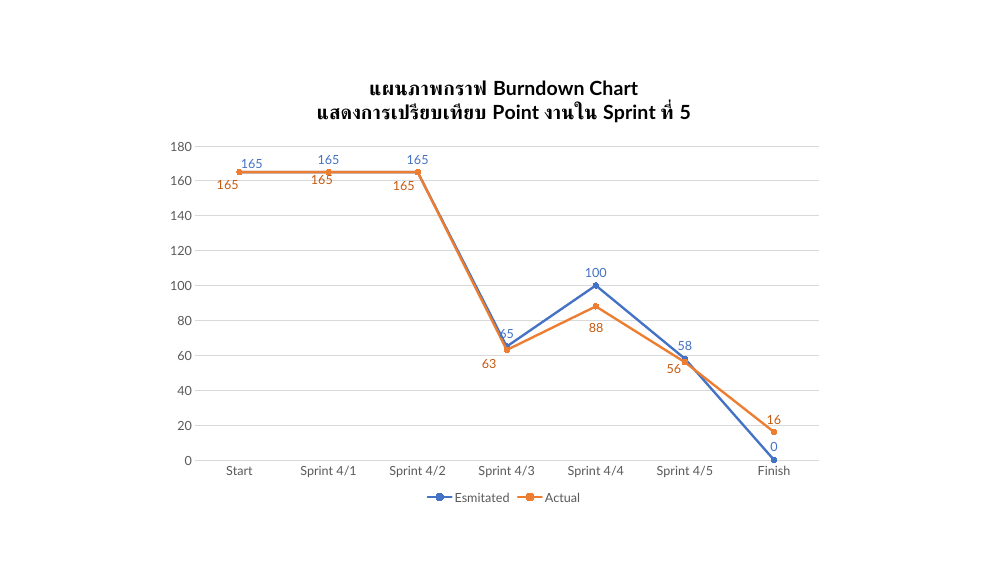
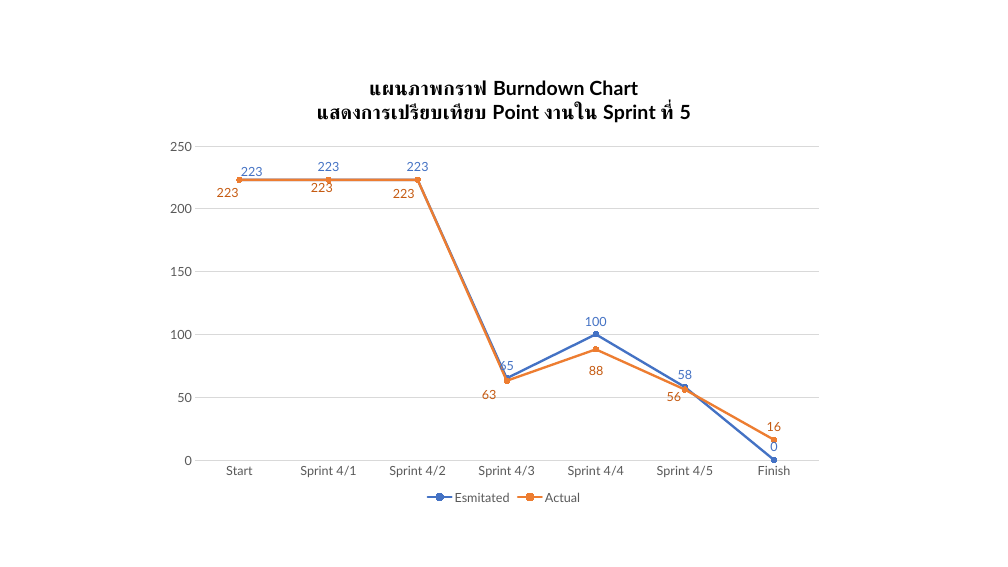
Before and after one commit to wirat0155/team4, a slide deck: slide 1 of Burndown & Velocity/Cycle 4/V4.5.1 [2022-03-05] Burndown Velocity Sprint 4-5.pptx. Drawn at 1008x567 pixels with LibreOffice and Linux fonts; fonts in the diff are those of the drawing. Boxes give left, top, right and bottom in pixels: in the first picture for what was removed or moved away, otherwise in the second. Text is boxed around its words. In the diff, an @@ line names an element or a change of style, - is before the commit and + after.

```diff
--- a/Burndown & Velocity/Cycle 4/V4.5.1 [2022-03-05] Burndown Velocity Sprint 4-5.pptx
+++ b/Burndown & Velocity/Cycle 4/V4.5.1 [2022-03-05] Burndown Velocity Sprint 4-5.pptx
@@ line chart at (168,60,840,508) @@
@@ Esmitated, Start: 165 to 223 @@
@@ Esmitated, Sprint 4/1: 165 to 223 @@
@@ Esmitated, Sprint 4/2: 165 to 223 @@
@@ data labels of Esmitated changed @@
@@ Actual, Start: 165 to 223 @@
@@ Actual, Sprint 4/1: 165 to 223 @@
@@ Actual, Sprint 4/2: 165 to 223 @@
```
Also in this commit, not shown: 4 other files.
